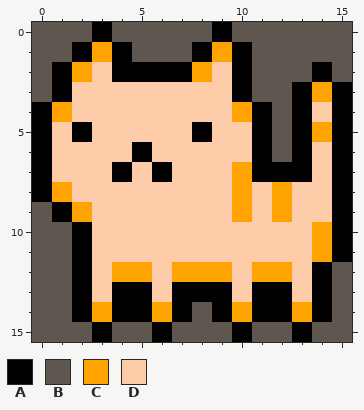
Pixel-art sprite, stored at pyxel/examples/assets/cat_16x16.png. Above: the version before the commit.
The file is 16x16 pixels.
Palette (. is transparent): A #000000  B #5f574f  C #ffa300  D #ffccaa
Pixels before, first column x 0:
 0 BBBABBBBBABBBBBB
 1 BBACABBBACABBBBB
 2 BACDAAAACDABBBAB
 3 BADDDDDDDDABBACA
 4 ACDDDDDDDDCABADA
 5 ADADDDDDADDABACA
 6 ADDDDADDDDDABADA
 7 ADDDADADDDCAAADA
 8 ACDDDDDDDDCDCDDA
 9 BACDDDDDDDCDCDDA
10 BBADDDDDDDDDDDCA
11 BBADDDDDDDDDDDCA
12 BBADCCDCCCDCCDAB
13 BBADAADAAADAADAB
14 BBACAACABACAACAB
15 BBBABBABBBABBABB
And afterwards:
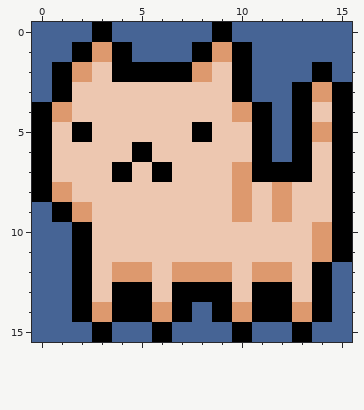
Changes in this commit:
colour B: #5f574f -> #466495
colour C: #ffa300 -> #dd996e
colour D: #ffccaa -> #edc7b0
Pixel boxes of the changes (left, top, right, bottom) in both pictures:
changed: (32, 22, 352, 342)
